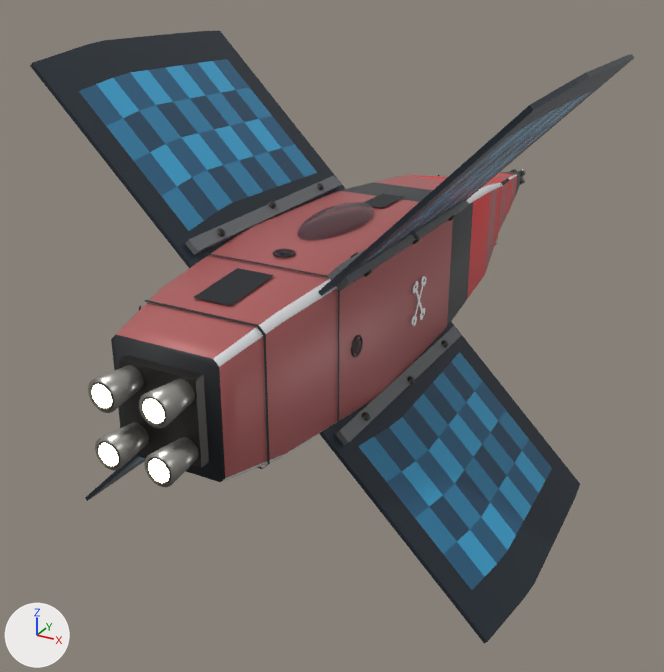
A saved change to the glTF model ThoriumGap_JS/models/Ship_Crosspanel_18.glb.
Before and after are seen from a 50 mm camera at (4.01, -8.37, 3.26) aimed at (-0.42, -0.32, -0.76). Lighting does not change. The marker at lower left points along +X, +Y and +Z. The picture after the commit comes second. Where no turn or scale is listed for an object, it has been applied to the vertices.

Names of what the first picture shows: 'Canopy_DorsalLowSquareBubble', 'EngineBell_UpperRight_TaperedSquareClusterNozzle', 'EngineDeck_SquareAftManifold', 'EngineEmitter', 'Fuselage_SquareBody', 'HullAccessPanel_TopAft', 'Nose_SquareTaperedForwardSection', 'SolarPanelWing_LowerRightRidge_RectangularPhotovoltaicGrid', 'SolarPanelWing_LowerRightRidge_RootHingeClamp', 'SolarPanelWing_TopLeftRidge_RectangularPhotovoltaicGrid', 'SolarPanelWing_TopLeftRidge_RootHingeClamp', 'SolarPanelWing_TopRightRidge_RectangularPhotovoltaicGrid', 'SolarPanelWing_TopRightRidge_RootHingeClamp' and 23 more.
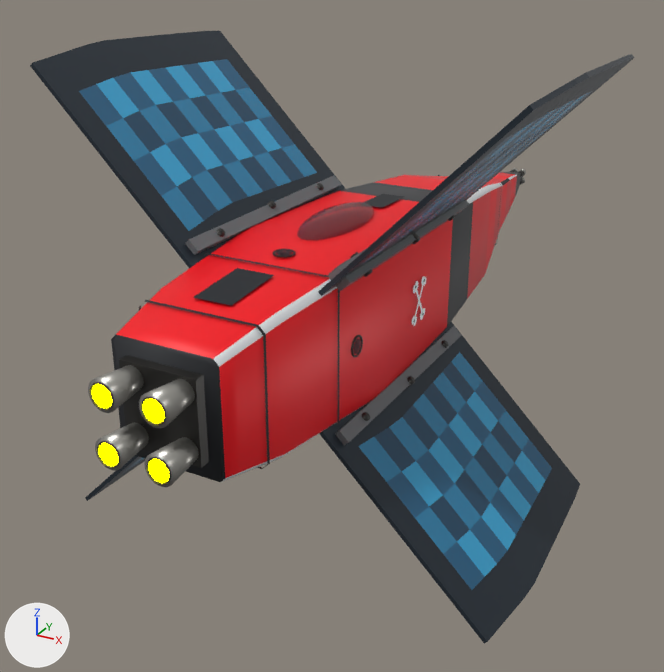
Changed parts and their boxes [x1, y1, x2, y2] in the pictures (664 x 672 px):
'Fuselage_SquareBody', recoloured: [114, 175, 503, 480] in both
'EngineEmitter', recoloured (beige to yellow): [92, 384, 170, 483] in both
'Nose_SquareTaperedForwardSection', recoloured: [490, 172, 518, 229] in both

The change, as a diff of the scene's bpy script:
```diff
--- a/ThoriumGap_JS/models/Ship_Crosspanel_18.glb.py
+++ b/ThoriumGap_JS/models/Ship_Crosspanel_18.glb.py
@@ mat_engineglow @@
 mat_engineglow.roughness = 1.0
-mat_engineglow.emission_color = (0.62, 0.57, 0.4)  # beige #cec7aa
+mat_engineglow.emission_color = (1.0, 1.0, 0.0)  # yellow #ffff00
 mat_engineglow.emission_strength = 8.0
@@ mat_ship_crosspanelfamily_longarray_long_rectangles_checker_forward_seed773378_hull_main @@
 mat_ship_crosspanelfamily_longarray_long_rectangles_checker_forward_seed773378_hull_main = principled_material('Ship_CrosspanelFamily_LongArray_long_rectangles_checker_forward_Seed773378_Hull_Main')
-mat_ship_crosspanelfamily_longarray_long_rectangles_checker_forward_seed773378_hull_main.base_color = (0.45, 0.12, 0.12)  # pink #b36161
+mat_ship_crosspanelfamily_longarray_long_rectangles_checker_forward_seed773378_hull_main.base_color = (0.947, 0.0, 0.007)  # red #f90014
 mat_ship_crosspanelfamily_longarray_long_rectangles_checker_forward_seed773378_hull_main.metallic = 0.06
```
